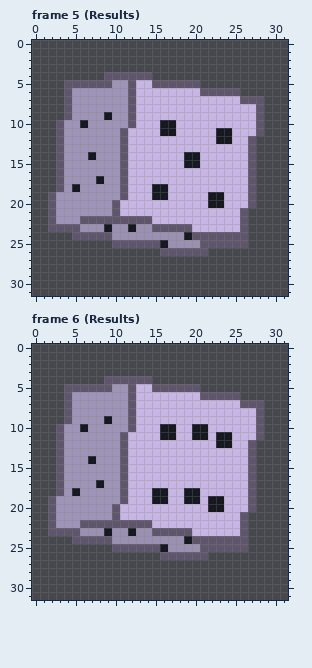
Pixel-art file, stored at assets/source/aseprite/dice/multiplier_d6.aseprite. Above: the version before the commit.
32x32 pixels, 6 frames. Shown: frame 5 (Results), frame 6 (Results). The commit also changed other frames, which this record leaves out.
And afterwards:
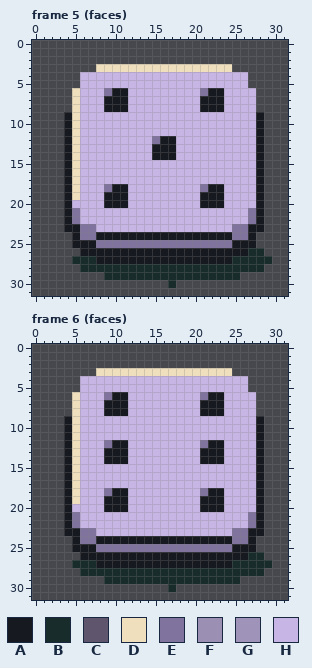
Palette (. is transparent): A #171921  B #172c2b  C #5f566d  D #f0dfbd  E #80749e  F #9c8fb4  G #a093ba  H #c6b5e5
Edits made:
Changed rows in their new state; - is an unchanged pixel.
Frame 5 (faces):
first column x 2:
 3 ------DDDDDDDDDDDDDDDDD-----
 4 ----HHHHHHHHHHHHHHHHHHHHH---
 5 --..HHHHHHH--HHHHHHHHHHHH---
 6 --.DHHHEAAH--------EAAHHHH--
 7 --.DHHHAAAH--------AAA--HH.-
 8 --.DHHHAAAH--------AAA----.-
 9 --ADHHHHHHH---------------A-
10 -.ADHHHHHHH---HH----------A-
11 -.ADHHHHHH----HH-----HH---A-
12 -.ADHHHHHH---EAA-----HH--HA-
13 -.ADHHHHHH---AAA---------HA-
14 -.ADHHHHHH---AAA-HH------HA-
15 -.ADHHHHHH-------HH------HA-
16 -.ADHHHHHH---------------HA-
17 -.ADHHHHHH---------------HA-
18 -.ADHHHEAA---HH----EAA---HA-
19 ..ADHHHAAA---HH----A-----HA-
20 ..AHHHHAAA---------A-----HA-
21 ..AEHHHHH---------------HEA-
22 ..AEHHHHHHHHH-----------HEA-
23 ..AAEEHHHHHHHHHHHH-----EEAA-
24 ---AEEAAAAAAAAAAA-AAAAAEEA--
25 ---AAAEEEEEEEEEEEEEEEEEAAA--
26 ----AAAAAAAAAAAAAAAAAAAAABB-
27 ---BBBAAAAAAAAAAAAAAAAABBBBB
28 ----BBBBBBBBBBBBBBBBBBBBBBB-
29 -------BBBBBBBBBBBBBBBBB----
30 ---------------B------------
Frame 6 (faces):
first column x 2:
 3 ------DDDDDDDDDDDDDDDDD-----
 4 ----HHHHHHHHHHHHHHHHHHHHH---
 5 --..HHHHHHH--HHHHHHHHHHHH---
 6 --.DHHHEAAH--------EAAHHHH--
 7 --.DHHHAAAH--------AAA--HH.-
 8 --.DHHHAAAH--------AAA----.-
 9 --ADHHHHHHH---------------A-
10 -.ADHHHHHHH---HH--HH------A-
11 -.ADHHHHHH----HH--HH-HH---A-
12 -.ADHHHEAA---------EA-H--HA-
13 -.ADHHHAAA---------AAA---HA-
14 -.ADHHHAAA---------AAA---HA-
15 -.ADHHHHHH---------------HA-
16 -.ADHHHHHH---------------HA-
17 -.ADHHHHHH---------------HA-
18 -.ADHHHEAA---HH--HHEAA---HA-
19 ..ADHHHAAA---HH--HHA-----HA-
20 ..AHHHHAAA---------A-----HA-
21 ..AEHHHHH---------------HEA-
22 ..AEHHHHHHHHH-----------HEA-
23 ..AAEEHHHHHHHHHHHH-----EEAA-
24 ---AEEAAAAAAAAAAA-AAAAAEEA--
25 ---AAAEEEEEEEEEEEEEEEEEAAA--
26 ----AAAAAAAAAAAAAAAAAAAAABB-
27 ---BBBAAAAAAAAAAAAAAAAABBBBB
28 ----BBBBBBBBBBBBBBBBBBBBBBB-
29 -------BBBBBBBBBBBBBBBBB----
30 ---------------B------------
Changed places in both pictures, as pixel boxes (x1, y1, x2, y2):
changed: (48, 64, 272, 288)
changed: (48, 368, 272, 592)
